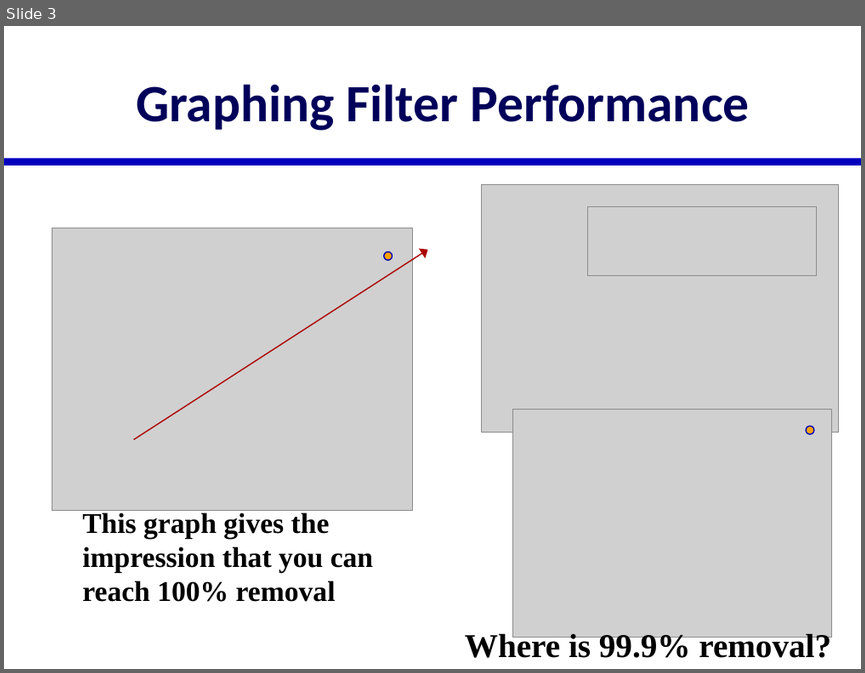
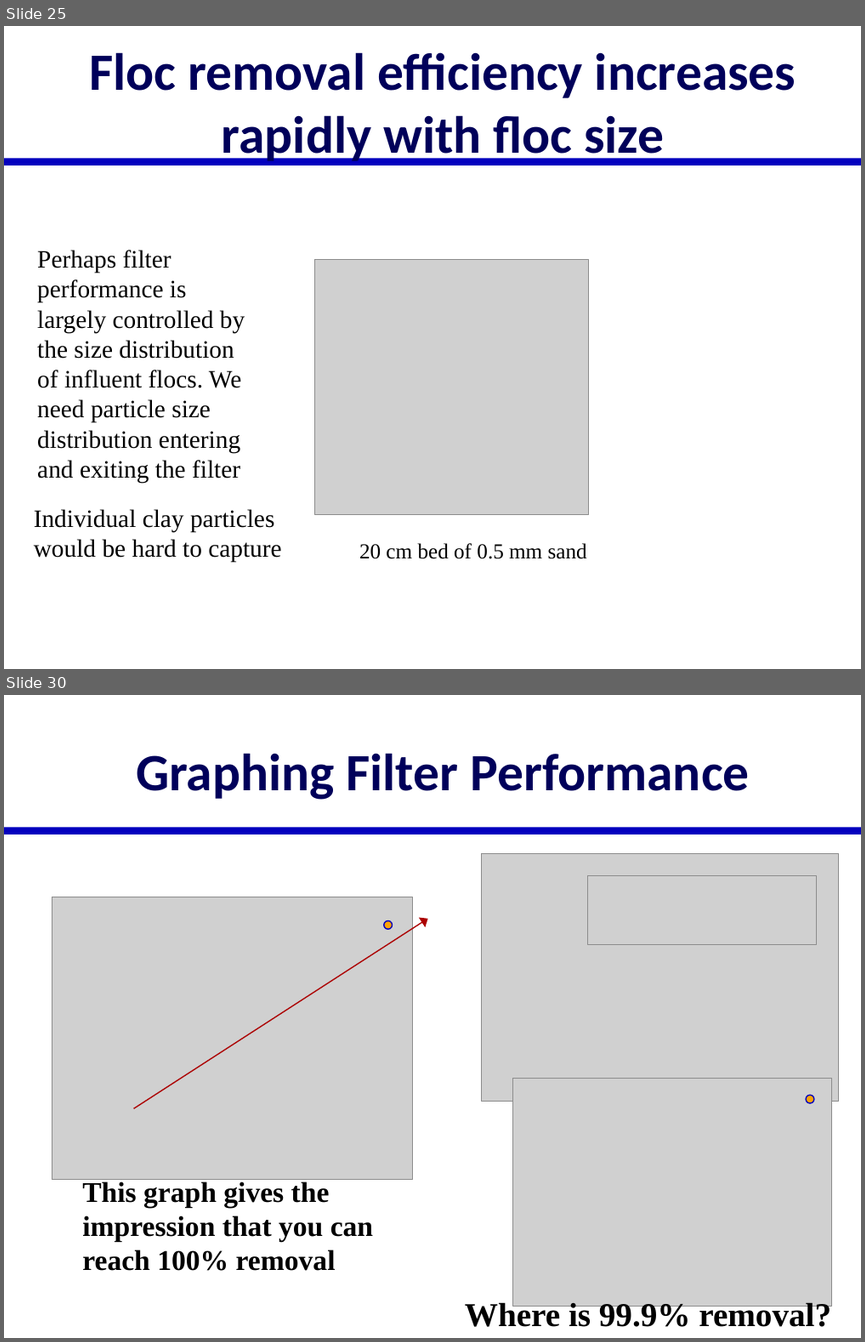
Before and after one commit to monroews/CEE4520Lectures, a slide deck: Extras/Filtration Extras.pptx. Shown one above the other, each under a label of ours: slide 3 before the commit, slides 25 and 30 after it; the slides between them are not shown. The pictures are 865x673 and 865x1342 pixels, drawn with LibreOffice and Linux fonts; fonts in the diff are those of the drawing; grey boxes stand for pictures. Boxes give left, top, right and bottom in pixels: in the first picture for what was removed or moved away, otherwise in the second. Text is boxed around its words. In the diff, an @@ line names an element or a change of style, - is before the commit and + after.

```diff
--- a/Extras/Filtration Extras.pptx
+++ b/Extras/Filtration Extras.pptx
@@ slide 25 added at (4, 26, 861, 669), background #FFFFFF; not listed: 1 template element that a slide beside it also shows @@
@@ title added at (89, 52, 795, 165), 44 pt, text #00005A, bold @@
+Floc removal efficiency increases rapidly with floc size
@@ text added at (37, 250, 245, 482), 21 pt, text #000000 @@
+Perhaps filter performance is largely controlled by the size distribution of influent flocs. We need particle size distribution entering and exiting the filter
@@ picture added at (315, 259, 588, 515) @@
@@ text added at (34, 509, 281, 562), 21 pt, text #000000 @@
+Individual clay particles would be hard to capture
@@ text added at (359, 543, 587, 559), 18 pt, text #000000 @@
+20 cm bed of 0.5 mm sand
@@ what was slide 3 is now slide 30 @@
```
Also in this commit, not shown: 3 slides changed, 26 other slides added, 4 other files.
